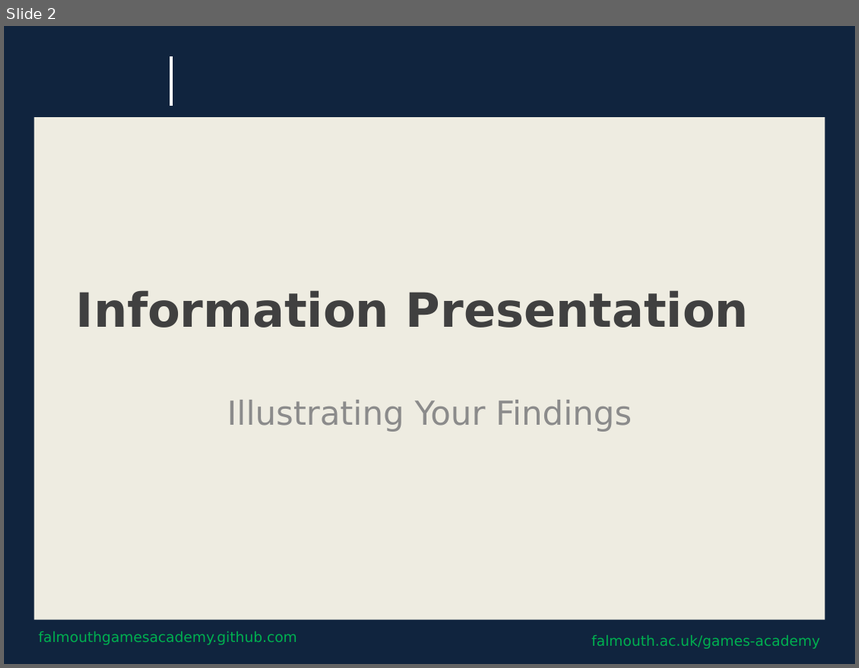
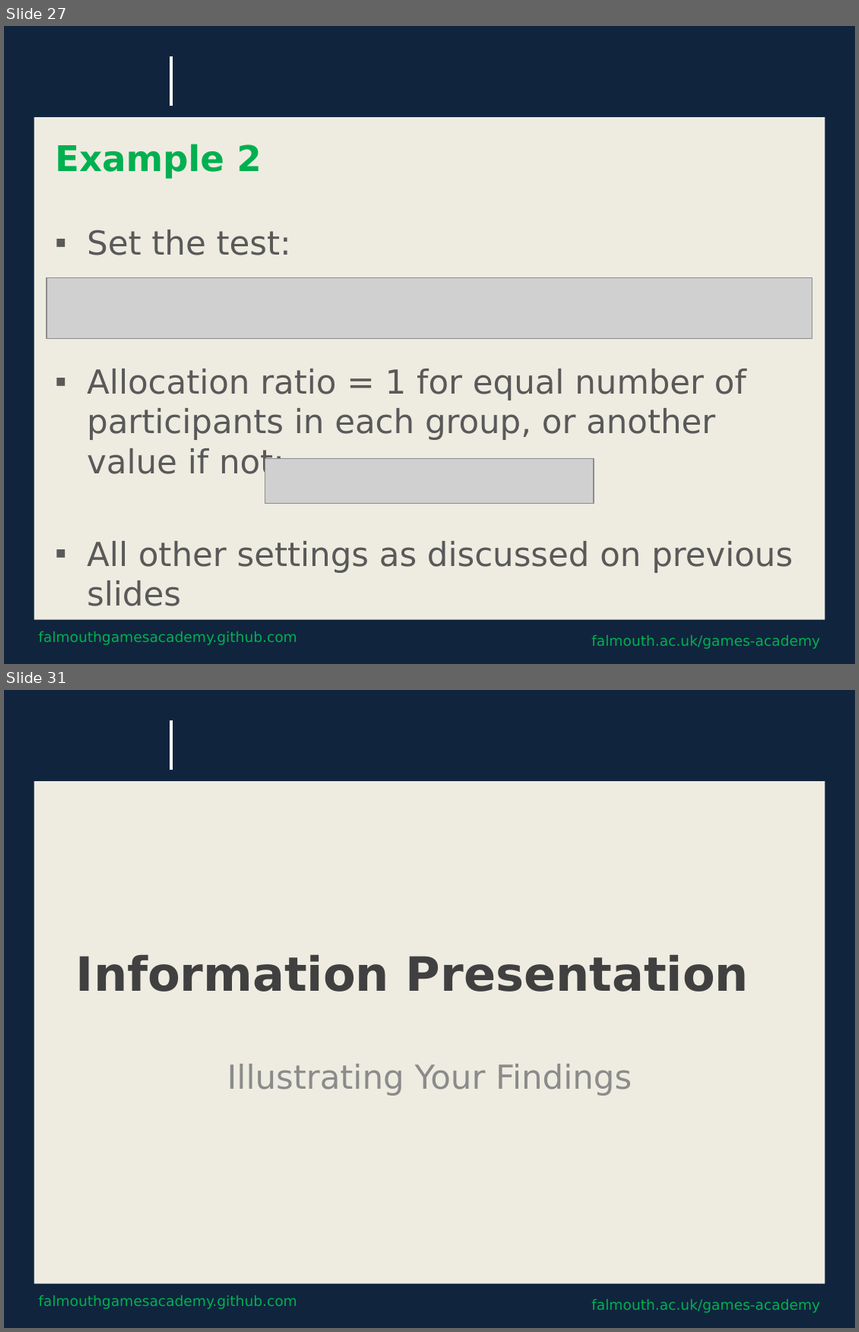
Before and after one commit to Falmouth-Games-Academy/bsc-course-materials, a slide deck: COMP320/10/2019-20-COMP320-10-session-materials.pptx. Shown one above the other, each under a label of ours: slide 2 before the commit, slides 27 and 31 after it; the slides between them are not shown. The pictures are 859x668 and 859x1332 pixels, drawn with LibreOffice and Linux fonts; fonts in the diff are those of the drawing; grey boxes stand for pictures; background and template pictures are left out. Boxes give left, top, right and bottom in pixels: in the first picture for what was removed or moved away, otherwise in the second. Text is boxed around its words. In the diff, an @@ line names an element or a change of style, - is before the commit and + after.

```diff
--- a/COMP320/10/2019-20-COMP320-10-session-materials.pptx
+++ b/COMP320/10/2019-20-COMP320-10-session-materials.pptx
@@ slide 27 added at [4,26,855,664], background #0F243E; not listed: 4 template elements that a slide beside it also shows @@
@@ title added at [55,144,261,179], 30 pt, text #00B050, bold @@
+Example 2
@@ text added at [87,230,793,607], 28 pt, text #595959 @@
+▪ Set the test:
+▪ Allocation ratio = 1 for equal number of participants in each group, or another value if not:
+▪ All other settings as discussed on previous slides
@@ picture added at [47,278,813,338] @@
@@ picture added at [265,459,594,504] @@
@@ what was slide 2 is now slide 31 @@
```
Also in this commit, not shown: 28 other slides added, 2 other files.
